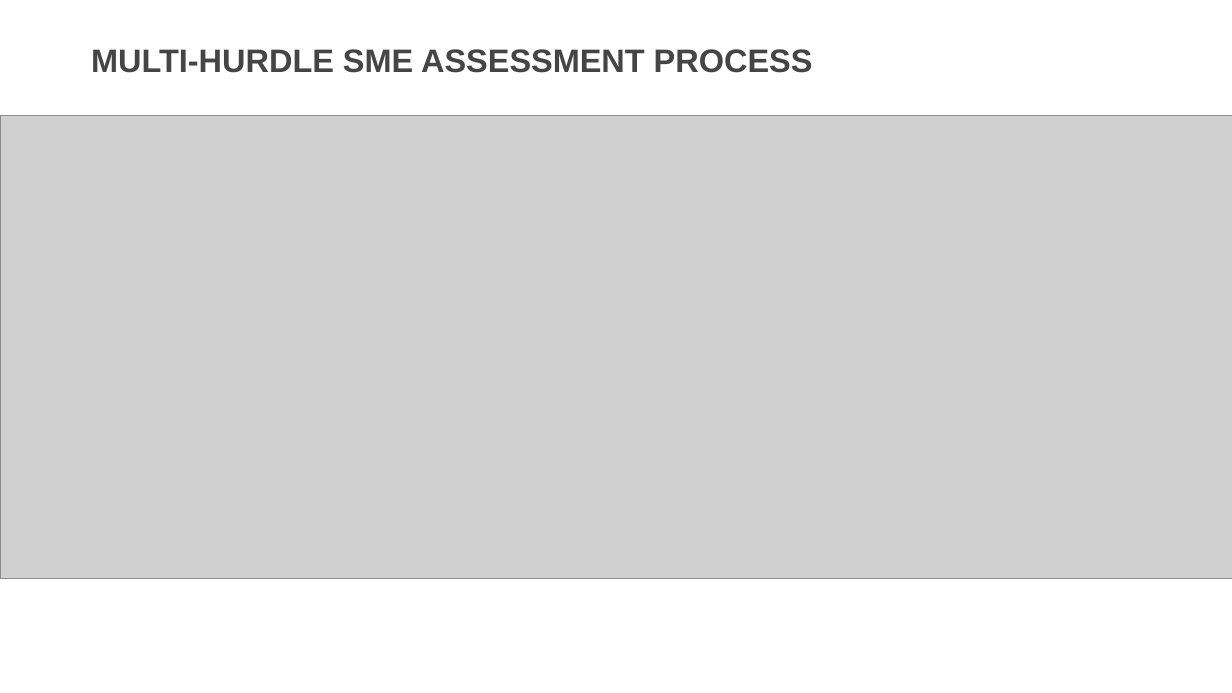
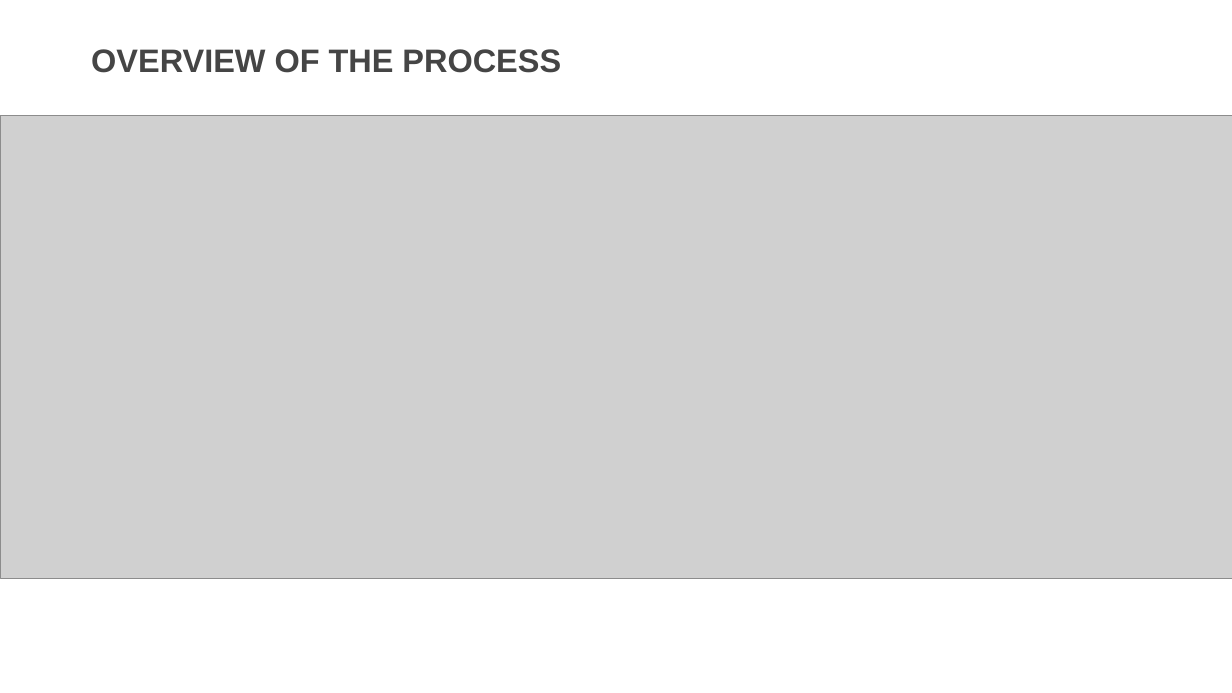
Before and after one commit to usds/SME-QA-Website, a slide deck: slide 4 of toolkit/job-analysis/job-analysis-presentation.pptx (slide 5 before the commit). Drawn at 1232x693 pixels with LibreOffice and Linux fonts; fonts in the diff are those of the drawing; grey boxes stand for pictures. Boxes give left, top, right and bottom in pixels: in the first picture for what was removed or moved away, otherwise in the second. Text is boxed around its words. In the diff, an @@ line names an element or a change of style, - is before the commit and + after.

```diff
--- a/toolkit/job-analysis/job-analysis-presentation.pptx
+++ b/toolkit/job-analysis/job-analysis-presentation.pptx
@@ title at [91,49,561,73]: text changed @@
-MULTI-HURDLE SME ASSESSMENT PROCESS
+OVERVIEW OF THE PROCESS
```
Also in this commit, not shown: 3 other slides changed, 1 slide added, 1 slide removed.
